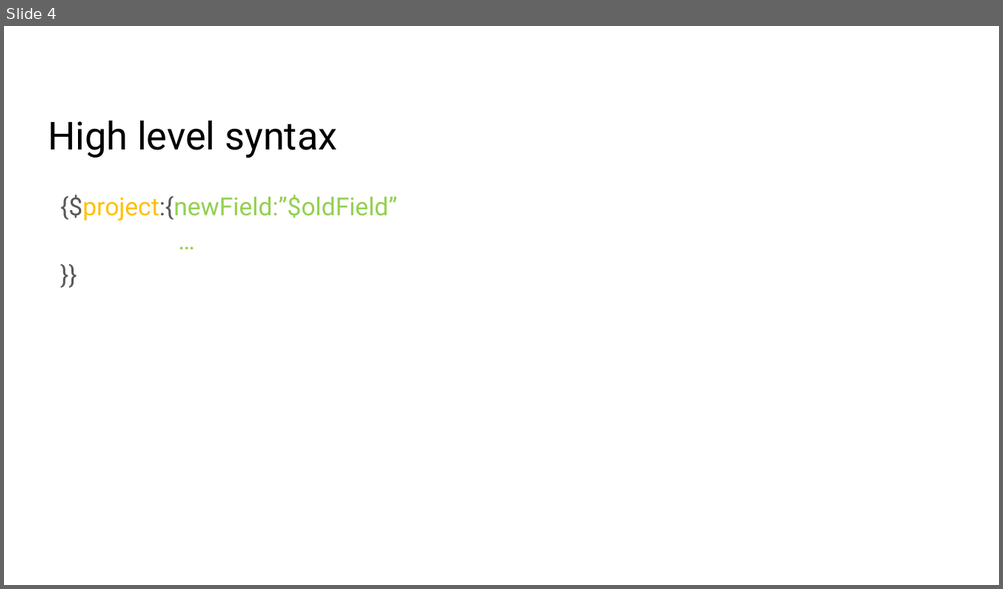
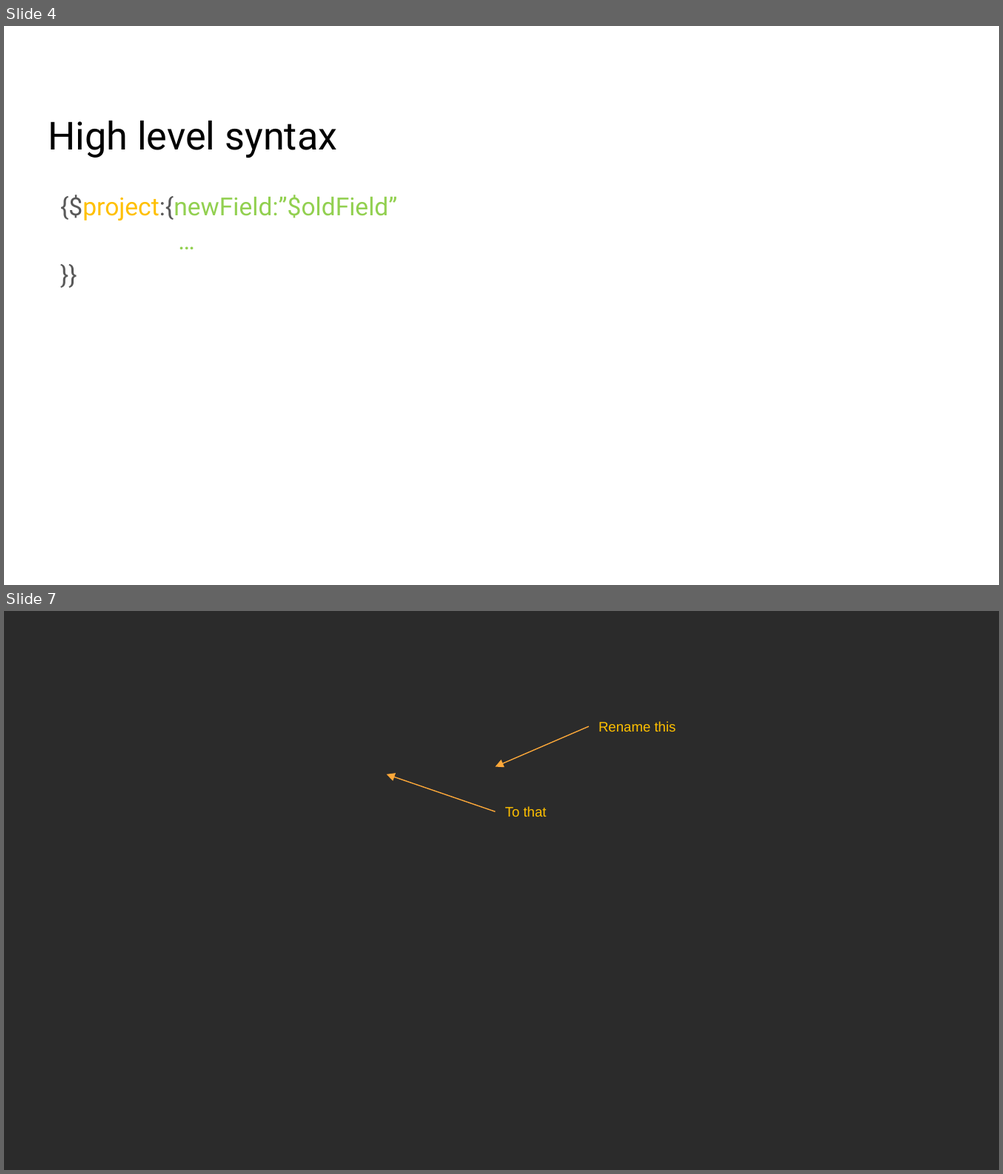
Before and after one commit to gharriso/AI-MongoDB-for-Data-analysis-and-Machine-Learning, a slide deck: 03d Aggregation projection.pptx. Shown one above the other, each under a label of ours: slide 4 before the commit, slides 4 and 7 after it; the slides between them are not shown. The pictures are 1003x589 and 1003x1174 pixels, drawn with LibreOffice and Linux fonts; fonts in the diff are those of the drawing; background and template pictures are left out; a plain dark background stands for a picture behind light text. Boxes give left, top, right and bottom in pixels: in the first picture for what was removed or moved away, otherwise in the second. Text is boxed around its words. In the diff, an @@ line names an element or a change of style, - is before the commit and + after.

```diff
--- a/03d Aggregation projection.pptx
+++ b/03d Aggregation projection.pptx
@@ slide 7 added at box(4, 611, 999, 1170), background picture (left out) @@
@@ text added at box(598, 721, 676, 732), 10 pt, text #FFC000 @@
+Rename this
@@ arrow added from (589, 726) to (495, 767), #FEA83A 0.75 pt @@
@@ arrow added from (495, 812) to (386, 774), #FEA83A 0.75 pt @@
@@ text added at box(505, 806, 546, 817), 10 pt, text #FFC000 @@
+To that
```
Also in this commit, not shown: 1 slide changed, 1 other slide added, 6 slides removed, 7 other files.
